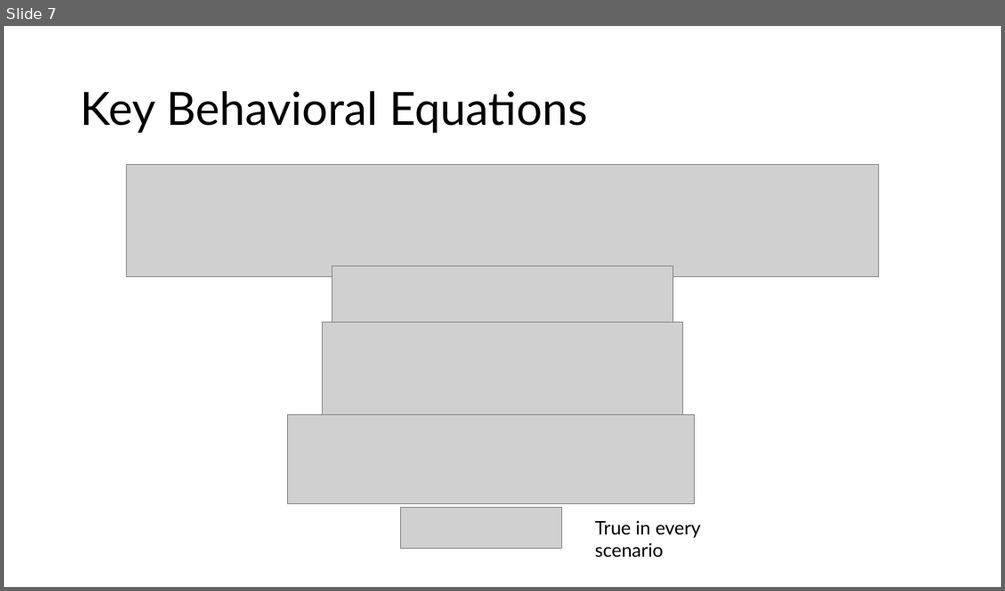
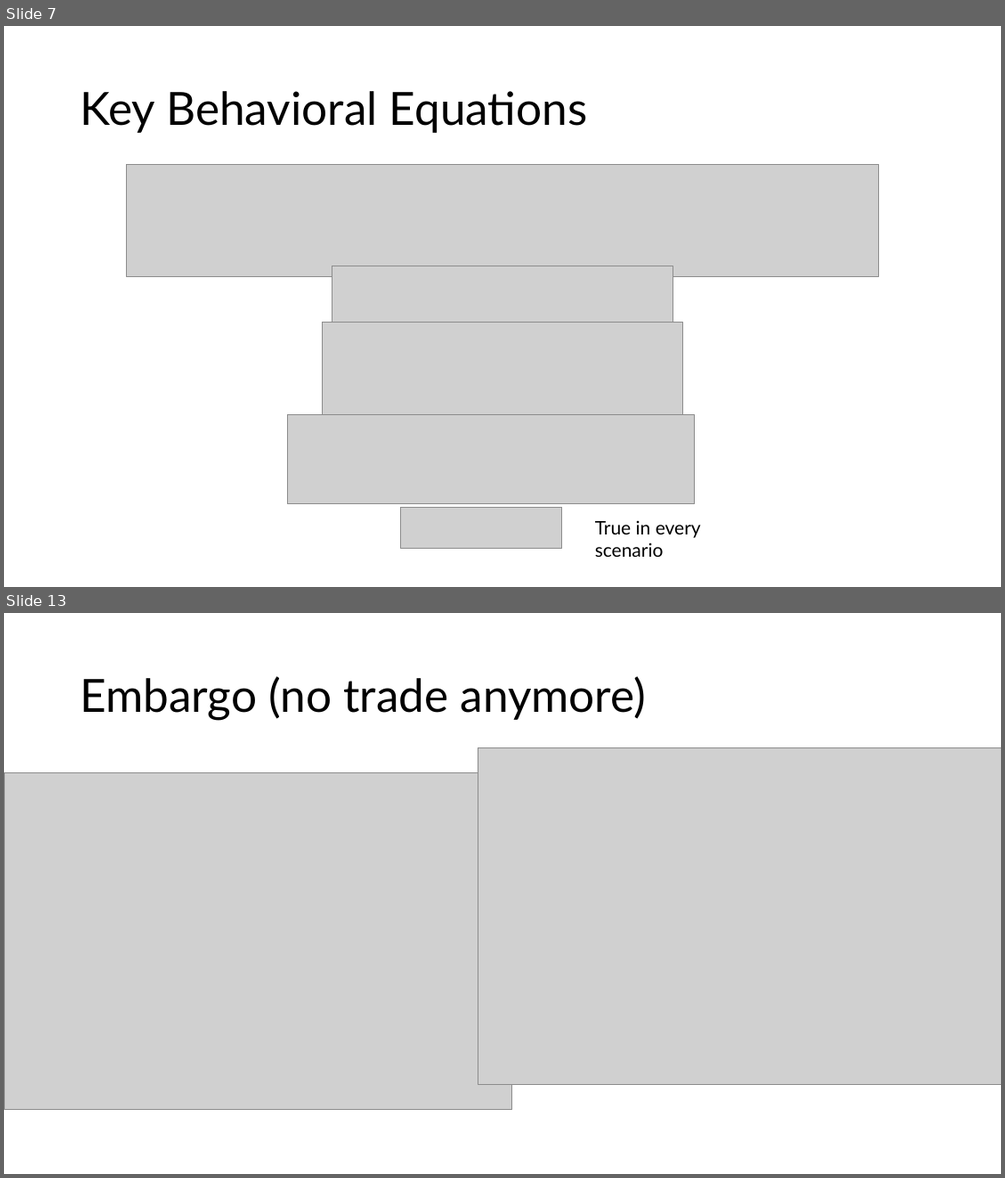
Before and after one commit to xcnecon/sfc, a slide deck: FinalPre.pptx. Shown one above the other, each under a label of ours: slide 7 before the commit, slides 7 and 13 after it; the slides between them are not shown. The pictures are 1005x591 and 1005x1178 pixels, drawn with LibreOffice and Linux fonts; fonts in the diff are those of the drawing; grey boxes stand for pictures. Boxes give left, top, right and bottom in pixels: in the first picture for what was removed or moved away, otherwise in the second. Text is boxed around its words. In the diff, an @@ line names an element or a change of style, - is before the commit and + after.

```diff
--- a/FinalPre.pptx
+++ b/FinalPre.pptx
@@ slide 13 added at (x1=4, y1=613, x2=1001, y2=1174), background #FFFFFF @@
@@ title added at (x1=80, y1=676, x2=647, y2=720), 44 pt, text #000000 @@
+Embargo (no trade anymore)
@@ picture added at (x1=477, y1=748, x2=1001, y2=1085) @@
@@ picture added at (x1=4, y1=773, x2=512, y2=1110) @@
```
Also in this commit, not shown: 2 slides changed, 17 other slides added, 4 other files.
